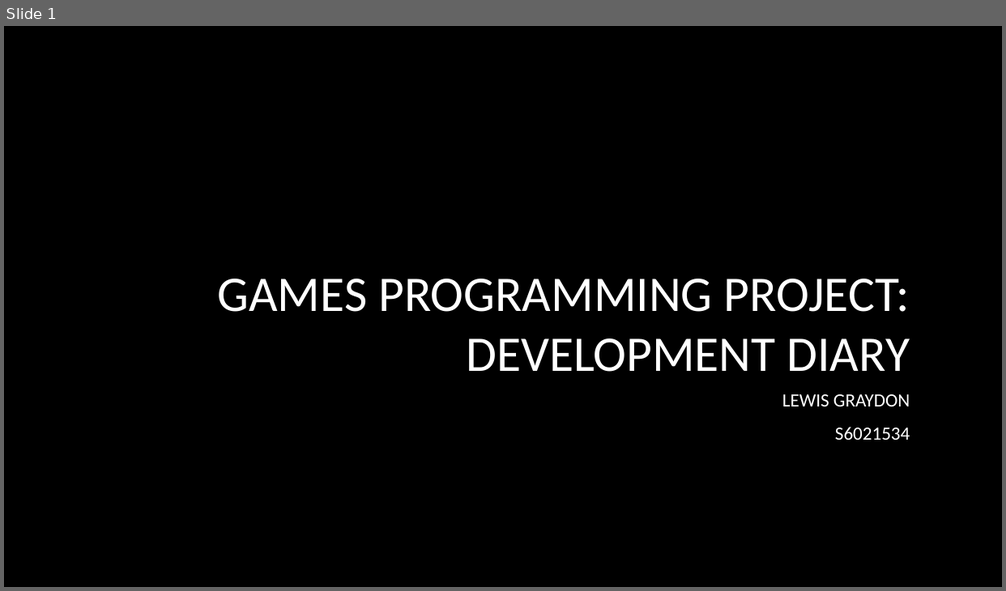
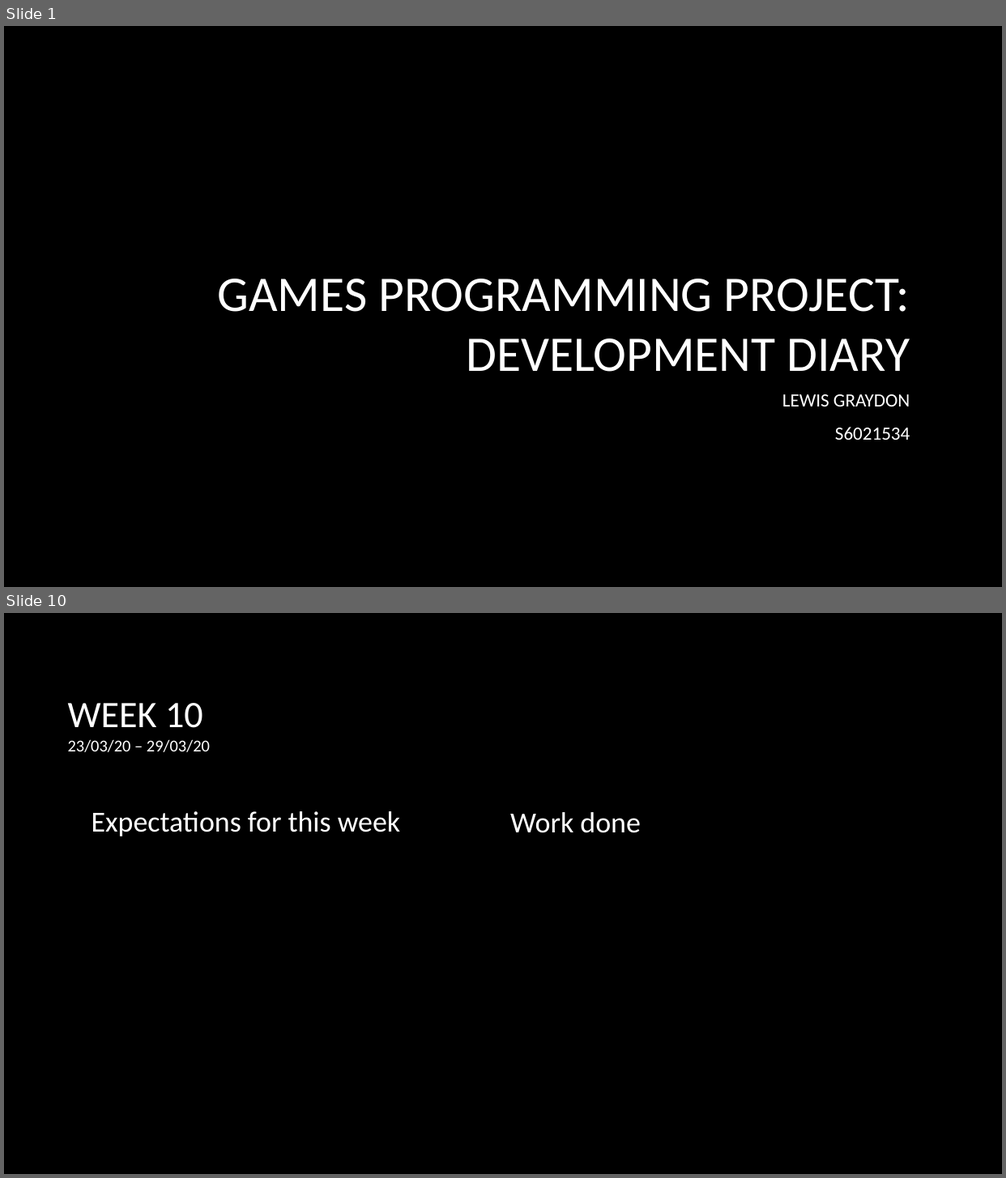
Before and after one commit to LewisGraydon/FinalYearProject2020, a slide deck: DevelopmentDiaryGPP.pptx. Shown one above the other, each under a label of ours: slide 1 before the commit, slides 1 and 10 after it; the slides between them are not shown. The pictures are 1006x591 and 1006x1178 pixels, drawn with LibreOffice and Linux fonts; fonts in the diff are those of the drawing; background and template pictures are left out. Boxes give left, top, right and bottom in pixels: in the first picture for what was removed or moved away, otherwise in the second. Text is boxed around its words. In the diff, an @@ line names an element or a change of style, - is before the commit and + after.

```diff
--- a/DevelopmentDiaryGPP.pptx
+++ b/DevelopmentDiaryGPP.pptx
@@ slide 10 added at box(4, 613, 1002, 1174), background picture (left out) @@
@@ title added at box(68, 703, 210, 752), 16 pt, text #FFFFFF @@
+WEEK 10
+23/03/20 – 29/03/20
@@ text added at box(91, 811, 400, 837), 28 pt, text #FFFFFF @@
+Expectations for this week
@@ text added at box(510, 812, 640, 833), 28 pt, text #FFFFFF @@
+Work done
```
Also in this commit, not shown: 3 slides changed, 7 other slides added, 10 other files.
